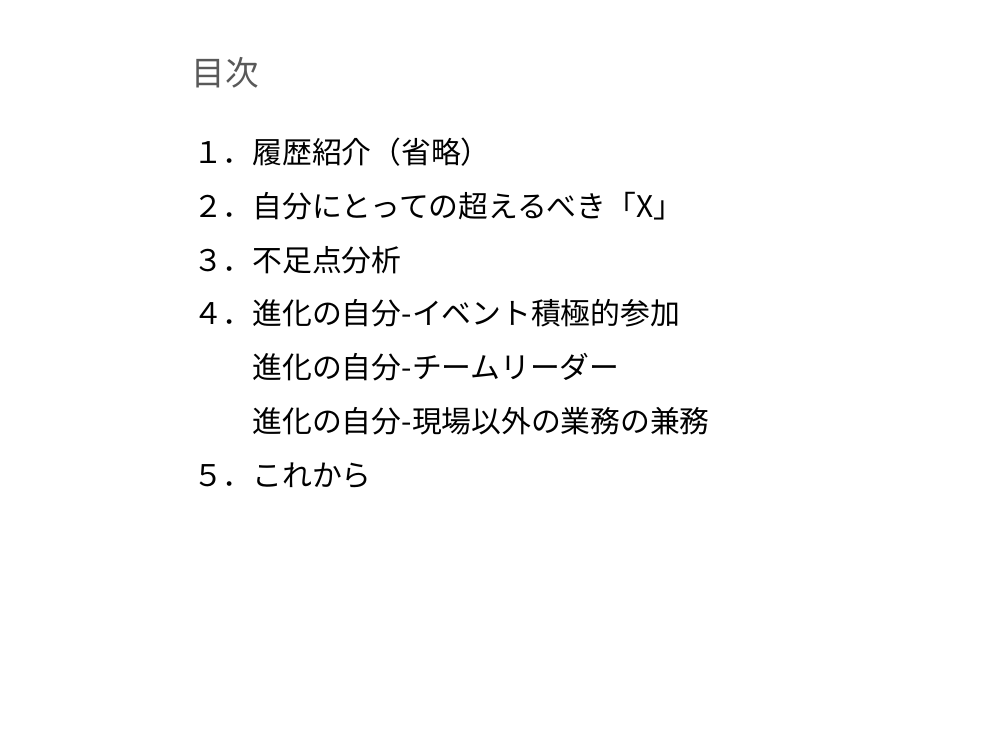
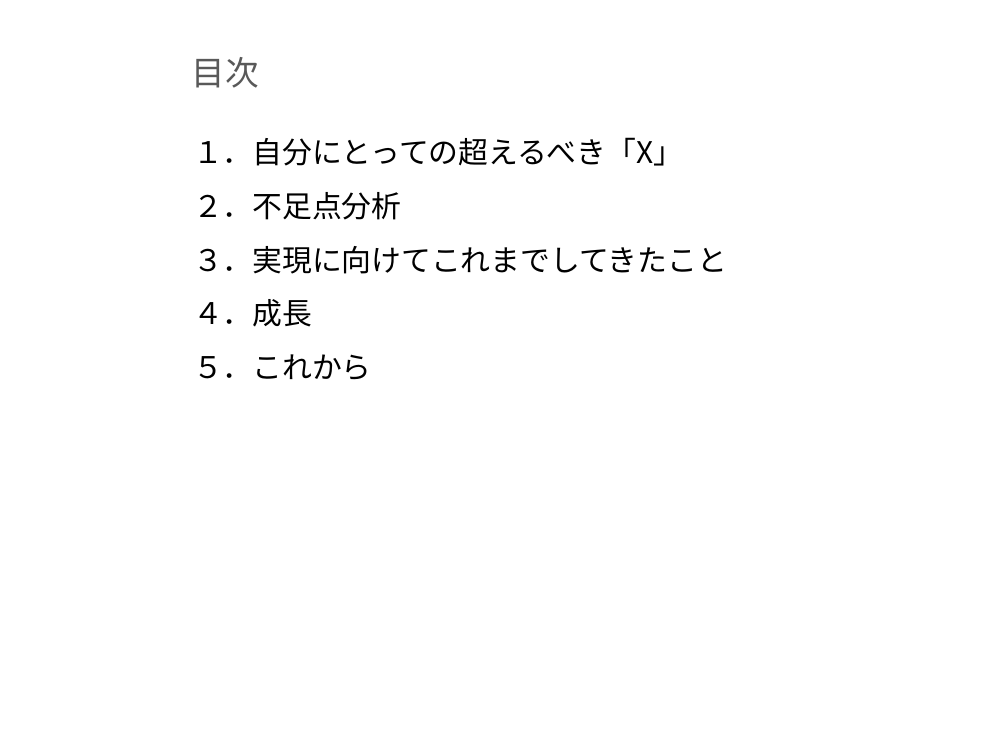
Before and after one commit to milo-bb/test, a slide deck: slide 2 of 昇格プレゼン(徐洋)_new.pptx. Drawn at 1008x756 pixels with LibreOffice and Linux fonts; fonts in the diff are those of the drawing; background and template pictures are left out. Boxes give left, top, right and bottom in pixels: in the first picture for what was removed or moved away, otherwise in the second. Text is boxed around its words. In the diff, an @@ line names an element or a change of style, - is before the commit and + after.

```diff
--- a/昇格プレゼン(徐洋)_new.pptx
+++ b/昇格プレゼン(徐洋)_new.pptx
@@ text at <box>193,137,727,327</box>: text changed @@
-１．履歴紹介（省略）
-２．自分にとっての超えるべき「X」
-３．不足点分析
-４．進化の自分-イベント積極的参加
-進化の自分-チームリーダー
-進化の自分-現場以外の業務の兼務
+１．自分にとっての超えるべき「X」
+２．不足点分析
+３．実現に向けてこれまでしてきたこと
+４．成長
```
Also in this commit, not shown: 10 other slides changed.
